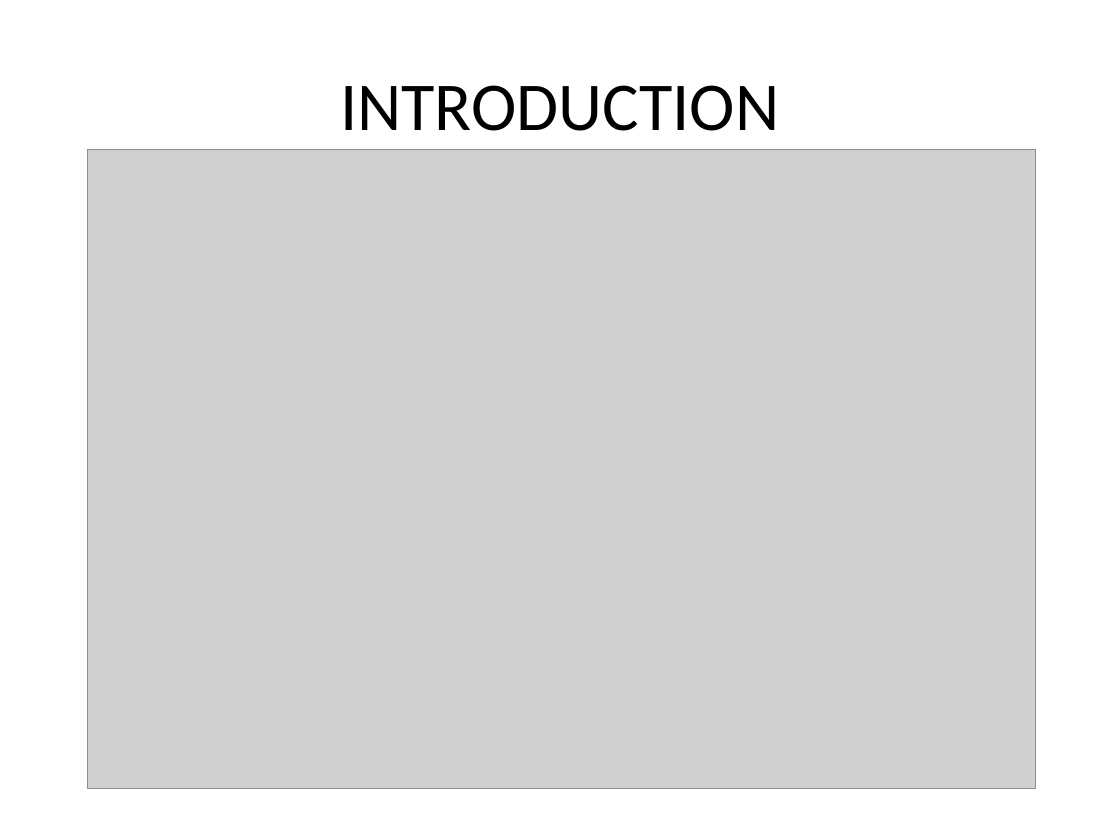
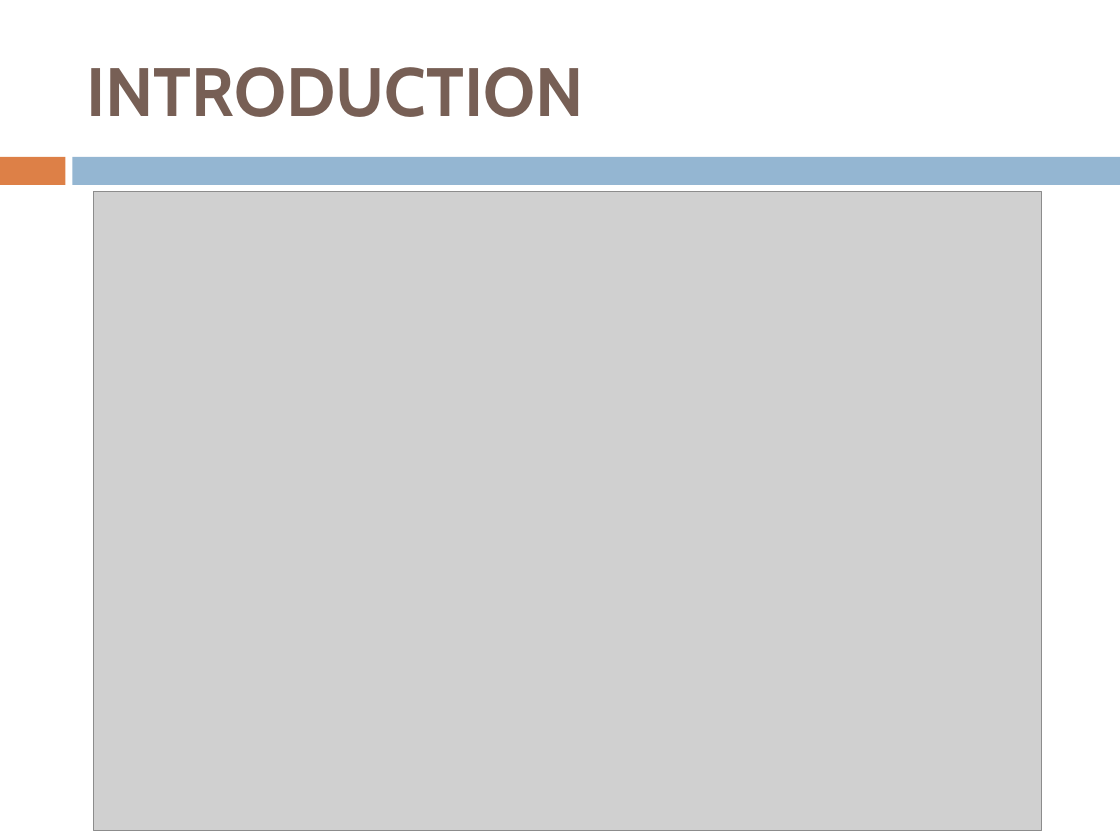
Before and after one commit to SergioAlmendros/A-bottom-up-sensor-testbed, a slide deck: slide 2 of Presentation/presentation.pptx. Drawn at 1120x840 pixels with LibreOffice and Linux fonts; fonts in the diff are those of the drawing; grey boxes stand for pictures. Boxes give left, top, right and bottom in pixels: in the first picture for what was removed or moved away, otherwise in the second. Text is boxed around its words. In the diff, an @@ line names an element or a change of style, - is before the commit and + after.

```diff
--- a/Presentation/presentation.pptx
+++ b/Presentation/presentation.pptx
@@ title "INTRODUCTION": place and size @@
-title "INTRODUCTION" at [340, 85, 779, 131]
+title "INTRODUCTION" at [86, 67, 584, 117]
@@ title "INTRODUCTION" at [86, 67, 584, 117]: font Calibri to Cabin, text colour #000000 to #775F55, bold on; alignment centre to left @@
@@ rectangle added at [0, 157, 65, 185], fill #DD8047 @@
@@ rectangle added at [73, 157, 1120, 185], fill #94B6D2 @@
@@ picture: place and size @@
-picture at [87, 149, 1035, 788]
+picture at [93, 192, 1042, 831]
```
Also in this commit, not shown: 6 other slides changed, 6 slides added, 5 slides removed, 1 other file.
